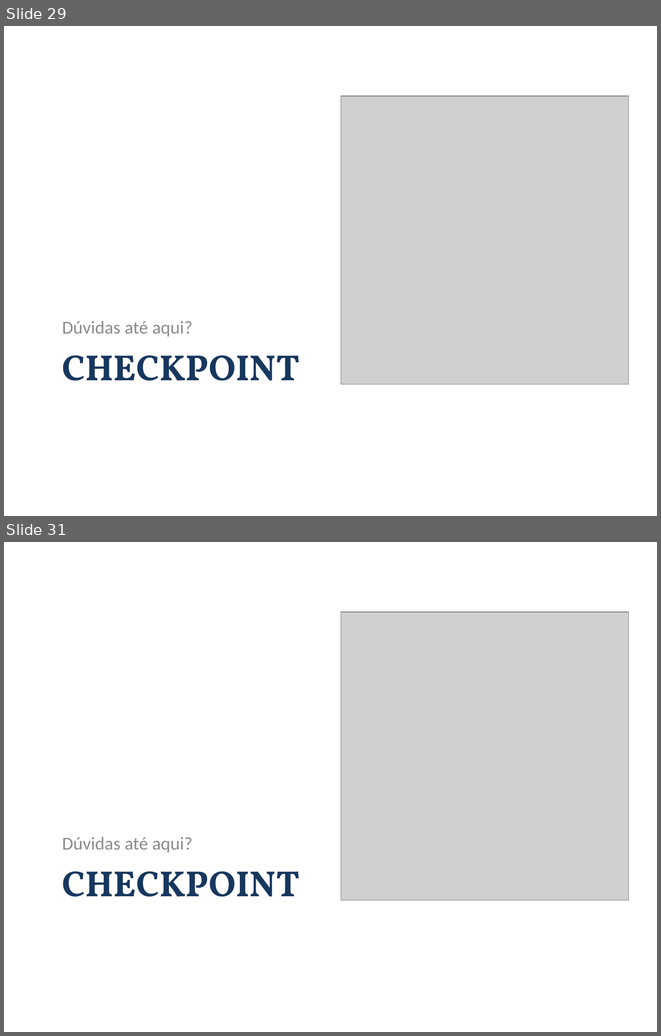
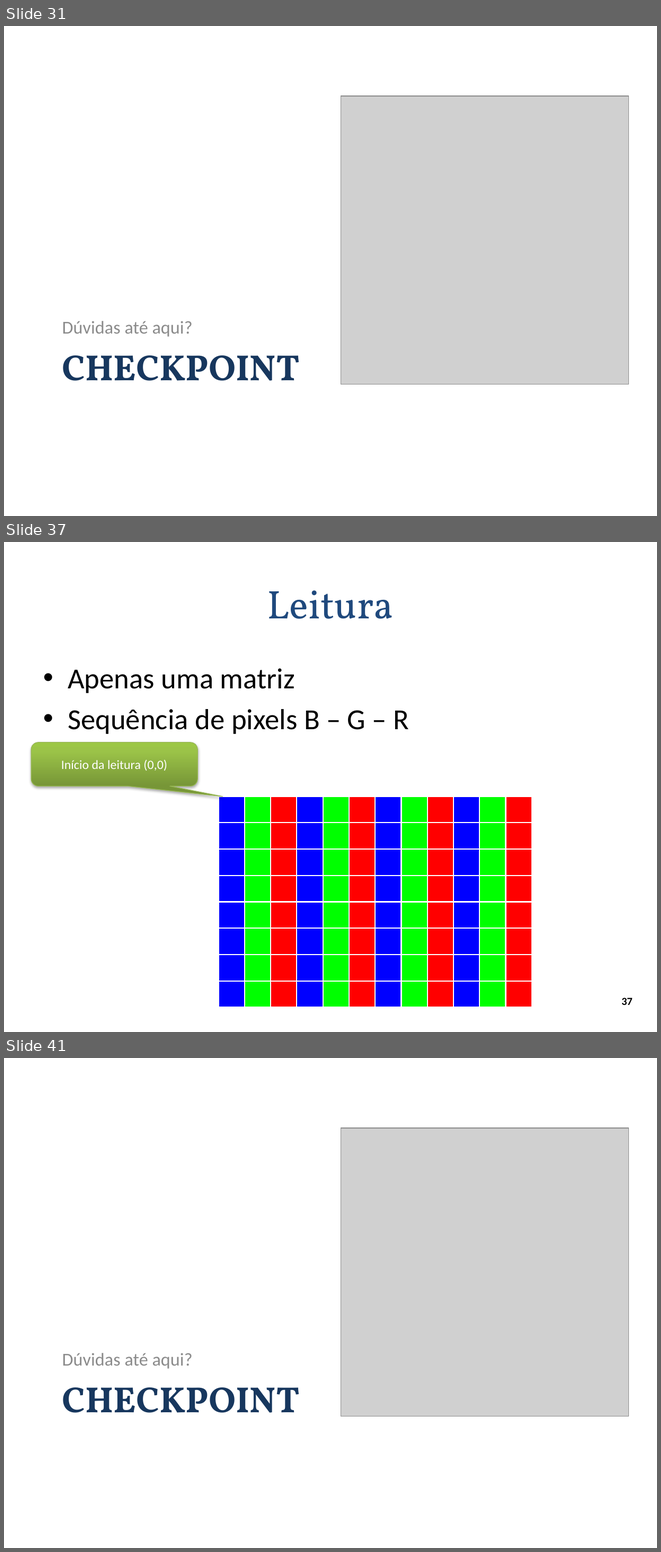
Before and after one commit to andrecurvello/tests-zingarelli, a slide deck: 1-Meus-Artigos/Minicurso-SemComp2011/minicurso-SemComp2011.pptx. Shown one above the other, each under a label of ours: slides 29 and 31 before the commit, slides 31, 37 and 41 after it; the slides between them are not shown. The pictures are 661x1036 and 661x1552 pixels, drawn with LibreOffice and Linux fonts; fonts in the diff are those of the drawing; grey boxes stand for pictures; background and template pictures are left out. Boxes give left, top, right and bottom in pixels: in the first picture for what was removed or moved away, otherwise in the second. Text is boxed around its words. In the diff, an @@ line names an element or a change of style, - is before the commit and + after.

```diff
--- a/1-Meus-Artigos/Minicurso-SemComp2011/minicurso-SemComp2011.pptx
+++ b/1-Meus-Artigos/Minicurso-SemComp2011/minicurso-SemComp2011.pptx
@@ slide 37 added at bbox=[4, 542, 657, 1032], background #FFFFFF @@
@@ title added at bbox=[267, 590, 394, 619], 44 pt, text #1F497D @@
+Leitura
@@ text added at bbox=[68, 668, 409, 734], 32 pt, text #000000 @@
+• Apenas uma matriz
+• Sequência de pixels B – G – R
@@ rounded speech box added at bbox=[32, 742, 198, 786], fill gradient #779737 to #9BC348 to #9DC746, outline #98B955 0.75 pt, 14 pt, text #FFFFFF @@
+Início da leitura (0,0)
@@ table added at bbox=[218, 796, 531, 1004], 8 rows, 12 columns @@
+ |  |  |  |  |  |  |  |  |  |  | 
+ |  |  |  |  |  |  |  |  |  |  | 
+ |  |  |  |  |  |  |  |  |  |  | 
+ |  |  |  |  |  |  |  |  |  |  | 
+ |  |  |  |  |  |  |  |  |  |  | 
+ |  |  |  |  |  |  |  |  |  |  | 
+ |  |  |  |  |  |  |  |  |  |  | 
+ |  |  |  |  |  |  |  |  |  |  | 
@@ page number added at bbox=[621, 997, 633, 1005], 12 pt, text #000000, bold @@
+37
@@ what was slide 29 is now slide 31 @@
@@ what was slide 31 is now slide 41 @@
```
Also in this commit, not shown: 5 slides changed, 11 other slides added, 5 other files.
